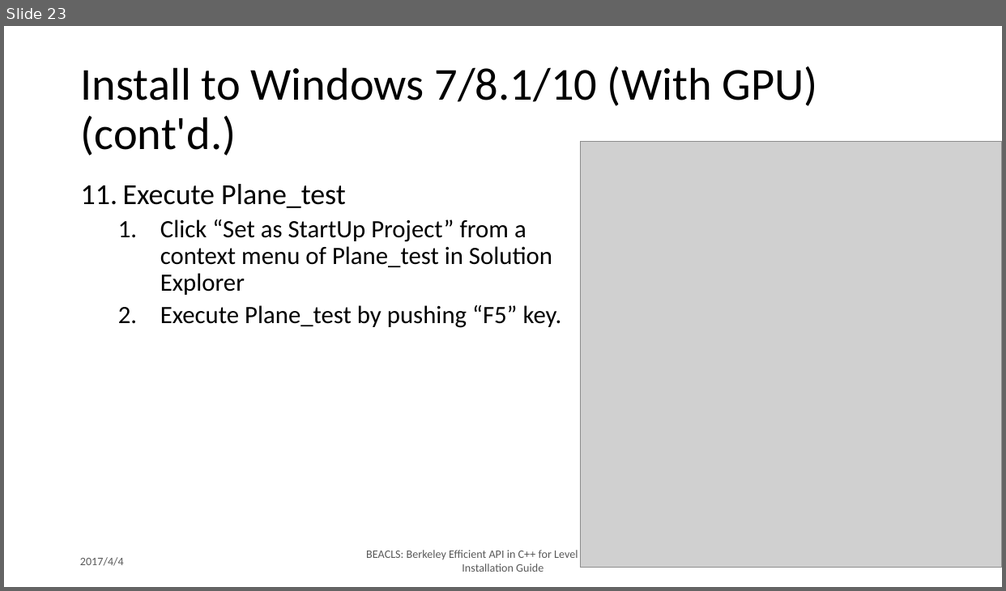
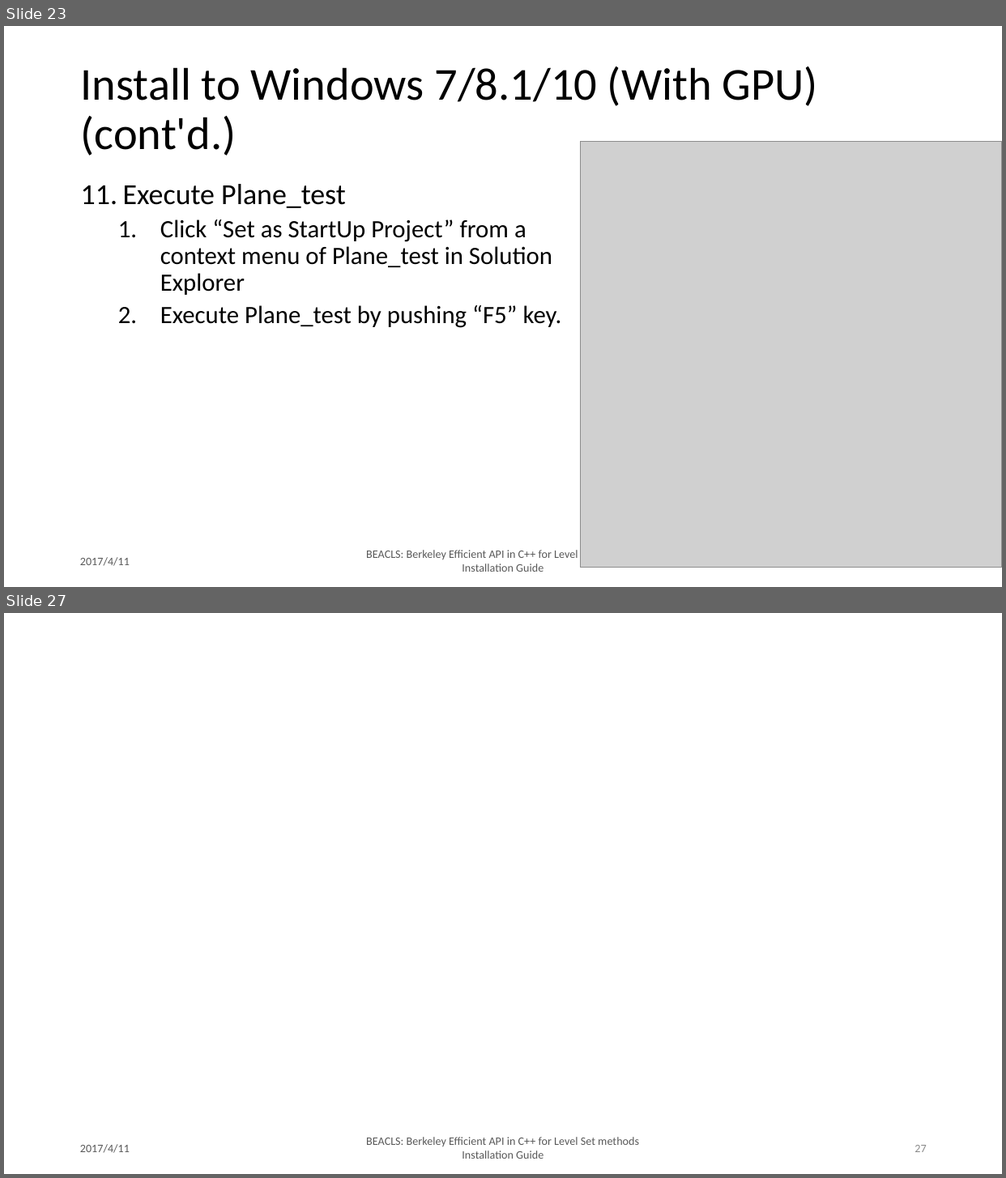
Before and after one commit to HJReachability/beacls, a slide deck: docs/slides/master/BEACLS_Installation_Guide.pptx. Shown one above the other, each under a label of ours: slide 23 before the commit, slides 23 and 27 after it; the slides between them are not shown. The pictures are 1006x591 and 1006x1178 pixels, drawn with LibreOffice and Linux fonts; fonts in the diff are those of the drawing; grey boxes stand for pictures. Boxes give left, top, right and bottom in pixels: in the first picture for what was removed or moved away, otherwise in the second. Text is boxed around its words. In the diff, an @@ line names an element or a change of style, - is before the commit and + after.

Commit message:
- Added installation guide for Bash on Ubuntu on Windows.

```diff
--- a/docs/slides/master/BEACLS_Installation_Guide.pptx
+++ b/docs/slides/master/BEACLS_Installation_Guide.pptx
@@ slide 27 added at bbox=[4, 613, 1002, 1174], background #FFFFFF @@
@@ text added at bbox=[80, 1144, 130, 1153], 11 pt, text #595959 @@
+2017/4/11
@@ text added at bbox=[366, 1137, 639, 1159], 11 pt, text #595959 @@
+BEACLS: Berkeley Efficient API in C++ for Level Set methods Installation Guide
@@ page number added at bbox=[914, 1145, 926, 1152], 11 pt, text #8C8C8C @@
+27
@@ slide 23 changed as well @@
@@ text at bbox=[80, 557, 130, 566]: text changed @@
-2017/4/4
+2017/4/11
```
Also in this commit, not shown: 23 other slides changed, 3 other slides added, 1 other file.
